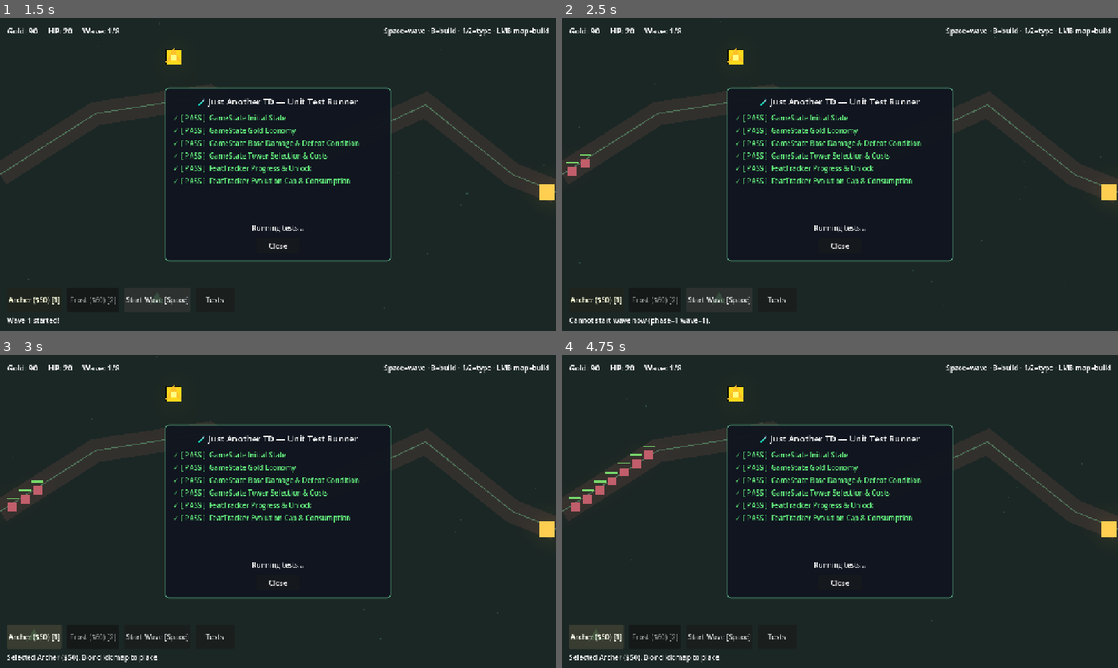
Above: before the commit, frames 1-4 (two rows, left to right).
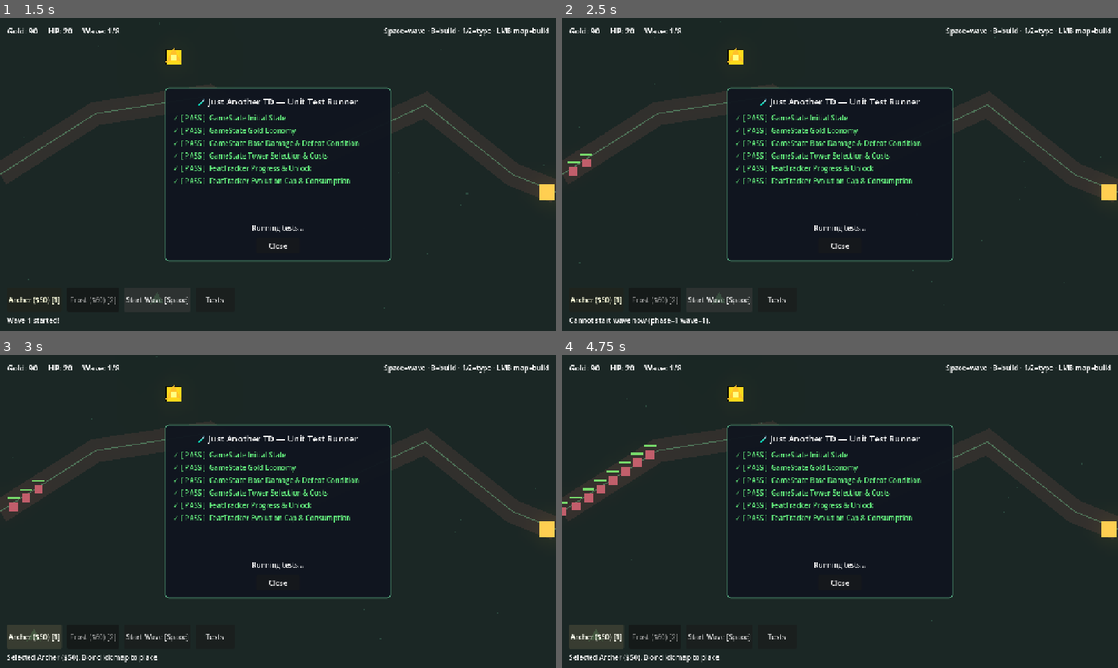
Above: after the commit, the same moments.

Repository: bkorel/just_another_td
Game: Godot game, scene res://scenes/main.tscn
Same seed, same stepped clock (60 frames per second), same inputs: the game is played once before the commit and once after it.
Inputs:
- Up to frame 1 (1.5 s): click "Tests" at 0.5 s; click "Start Wave [Space]" at 1.25 s
- Up to frame 2 (2.5 s): click "Start Wave [Space]" at 2 s
- Up to frame 3 (3 s): click "Archer ($50) [1]" at 2.75 s
- Up to frame 4 (4.75 s): click "Frost ($60) [2]" at 3.5 s; click "Archer ($50) [1]" at 4.25 s

Frame 1 is identical in both runs. In frame 2, less than 0.1% of the frame differs, in the area x 0-6%, y 43-51%; in frame 3, less than 0.1%; in frame 4, 0.3%, in the area x 0-17%, y 28-52%.
Error in both runs: Out of bounds get index '0' (on base: 'Array[EvolutionDef]') (res://tests/test_tower_evolution.gd:25)

Commit message:
Fix UI/map clicks via Root gui_input catcher and button press mode.

Diff:
--- a/scenes/ui/hud.tscn
+++ b/scenes/ui/hud.tscn
@@ -29,7 +29,7 @@
 anchor_bottom = 1.0
 grow_horizontal = 2
 grow_vertical = 2
-mouse_filter = 2
+mouse_filter = 0
 
 [node name="TopBar" type="HBoxContainer" parent="Root"]
 layout_mode = 1
--- a/scripts/levels/level.gd
+++ b/scripts/levels/level.gd
@@ -2,10 +2,10 @@
 
 ## Level controller: placement, selection, waves, HUD wiring.
 ##
-## Input rules (Godot-correct):
-## - UI buttons receive left-clicks first through the GUI system.
-## - Map placement uses ONLY `_unhandled_input`, which runs when GUI did not
-##   consume the click. Never poll mouse buttons in `_process`.
+## Input rules:
+## - Map LMB is handled by HUD Root `_gui_input` (full-screen Control catcher).
+## - Keyboard shortcuts live in `_unhandled_input` (Space / B / 1 / 2 / Esc).
+## - Never poll mouse buttons in `_process`.
 
 const ArcherTowerScene := preload("res://scenes/towers/tower.tscn")
 const FrostTowerScene := preload("res://scenes/towers/frost_tower.tscn")
@@ -68,7 +68,8 @@
 	if GameState.phase == GameState.Phase.WON or GameState.phase == GameState.Phase.LOST:
 		return
 
-	# Keyboard always available (except during evolution pick for build keys).
+	# Keyboard only here. Map LMB is handled by HUD Root `_gui_input`
+	# so it never fights the Control system.
 	if event is InputEventKey and event.pressed and not event.echo:
 		match event.keycode:
 			KEY_SPACE:
@@ -95,14 +96,6 @@
 					try_place_tower(get_global_mouse_position())
 				get_viewport().set_input_as_handled()
 				return
-
-	if GameState.phase == GameState.Phase.EVOLUTION_PICK:
-		return
-
-	# Map LMB only if UI did not handle the click.
-	if event is InputEventMouseButton and event.pressed and event.button_index == MOUSE_BUTTON_LEFT:
-		handle_map_click(get_global_mouse_position())
-		get_viewport().set_input_as_handled()
 
 
 func handle_map_click(world_pos: Vector2) -> void:
--- a/scripts/ui/hud.gd
+++ b/scripts/ui/hud.gd
@@ -1,9 +1,15 @@
 extends CanvasLayer
 
 ## HUD: build palette, feat panel, evolution modal.
+##
+## Input model:
+## - Root is a full-screen STOP catcher → map clicks via `_gui_input`.
+## - Non-interactive children IGNORE so clicks fall through to Root.
+## - Buttons STOP and fire on `button_down` (more reliable than `pressed` alone).
 
 const TestRunnerScene := preload("res://scenes/tests/test_runner_scene.tscn")
 
+@onready var root: Control = $Root
 @onready var gold_label: Label = $Root/TopBar/GoldLabel
 @onready var lives_label: Label = $Root/TopBar/LivesLabel
 @onready var wave_label: Label = $Root/TopBar/WaveLabel
@@ -36,7 +42,15 @@
 	evolution_modal.visible = false
 	banner.visible = false
 
-	_make_ui_click_safe($Root)
+	# Full-screen map click catcher (buttons sit on top and take priority).
+	_set_passthrough($Root)
+	root.mouse_filter = Control.MOUSE_FILTER_STOP
+	if not root.gui_input.is_connected(_on_root_gui_input):
+		root.gui_input.connect(_on_root_gui_input)
+
+	# Re-enable interactive panels after passthrough pass.
+	tower_panel.mouse_filter = Control.MOUSE_FILTER_IGNORE
+	evolution_modal.mouse_filter = Control.MOUSE_FILTER_IGNORE
 
 	_wire_button(archer_btn, _on_archer_pressed)
 	_wire_button(frost_btn, _on_frost_pressed)
@@ -61,23 +75,43 @@
 	hint_label.text = "Space=wave · B=build · 1/2=type · LMB map=build"
 
 
-func _make_ui_click_safe(node: Node) -> void:
-	# Everything ignores mouse by default; buttons re-enabled in _wire_button.
-	if node is Control:
-		var c := node as Control
-		if not (node is BaseButton):
-			c.mouse_filter = Control.MOUSE_FILTER_IGNORE
+func _set_passthrough(node: Node) -> void:
+	# Labels/containers ignore mouse so Root receives map clicks under them.
+	# Buttons are skipped here and re-enabled in _wire_button.
+	if node is Control and not (node is BaseButton):
+		(node as Control).mouse_filter = Control.MOUSE_FILTER_IGNORE
 	for child in node.get_children():
-		_make_ui_click_safe(child)
+		_set_passthrough(child)
 
 
 func _wire_button(btn: BaseButton, callable: Callable) -> void:
 	btn.mouse_filter = Control.MOUSE_FILTER_STOP
 	btn.focus_mode = Control.FOCUS_ALL
 	btn.mouse_default_cursor_shape = Control.CURSOR_POINTING_HAND
-	# button_down proves the click reached the control even if pressed is flaky.
-	btn.button_down.connect(func(): show_status("Clicked: %s" % btn.text))
-	btn.pressed.connect(callable)
+	btn.action_mode = BaseButton.ACTION_MODE_BUTTON_PRESS
+	# Single connection: ACTION_MODE_BUTTON_PRESS makes `pressed` fire on down
+	# (avoids double-fire if both button_down and pressed were connected).
+	if not btn.pressed.is_connected(callable):
+		btn.pressed.connect(callable)
+
+
+func _on_root_gui_input(event: InputEvent) -> void:
+	if not (event is InputEventMouseButton):
+		return
+	var mb := event as InputEventMouseButton
+	if not mb.pressed or mb.button_index != MOUSE_BUTTON_LEFT:
+		return
+	if GameState.phase == GameState.Phase.EVOLUTION_PICK:
+		return
+	if _level == null:
+		show_status("ERROR: level not bound.")
+		root.accept_event()
+		return
+
+	var world_pos: Vector2 = _level.get_global_mouse_position()
+	if _level.has_method("handle_map_click"):
+		_level.handle_map_click(world_pos)
+	root.accept_event()
 
 
 func bind_level(level: Node) -> void:
@@ -137,6 +171,7 @@
 	var existing = $Root.get_node_or_null("TestRunnerUI")
 	if existing:
 		existing.queue_free()
+		show_status("Unit tests closed.")
 		return
 	var test_ui = TestRunnerScene.instantiate()
 	$Root.add_child(test_ui)
@@ -154,7 +189,6 @@
 
 	var wm: Node = _level.get_node("WaveManager")
 	if wm.has_method("can_start_wave") and not wm.can_start_wave():
-		# Try recover stuck phase.
 		if GameState.phase != GameState.Phase.WAVE and GameState.phase != GameState.Phase.WON and GameState.phase != GameState.Phase.LOST:
 			GameState.phase = GameState.Phase.BUILD
 		if not wm.can_start_wave():
